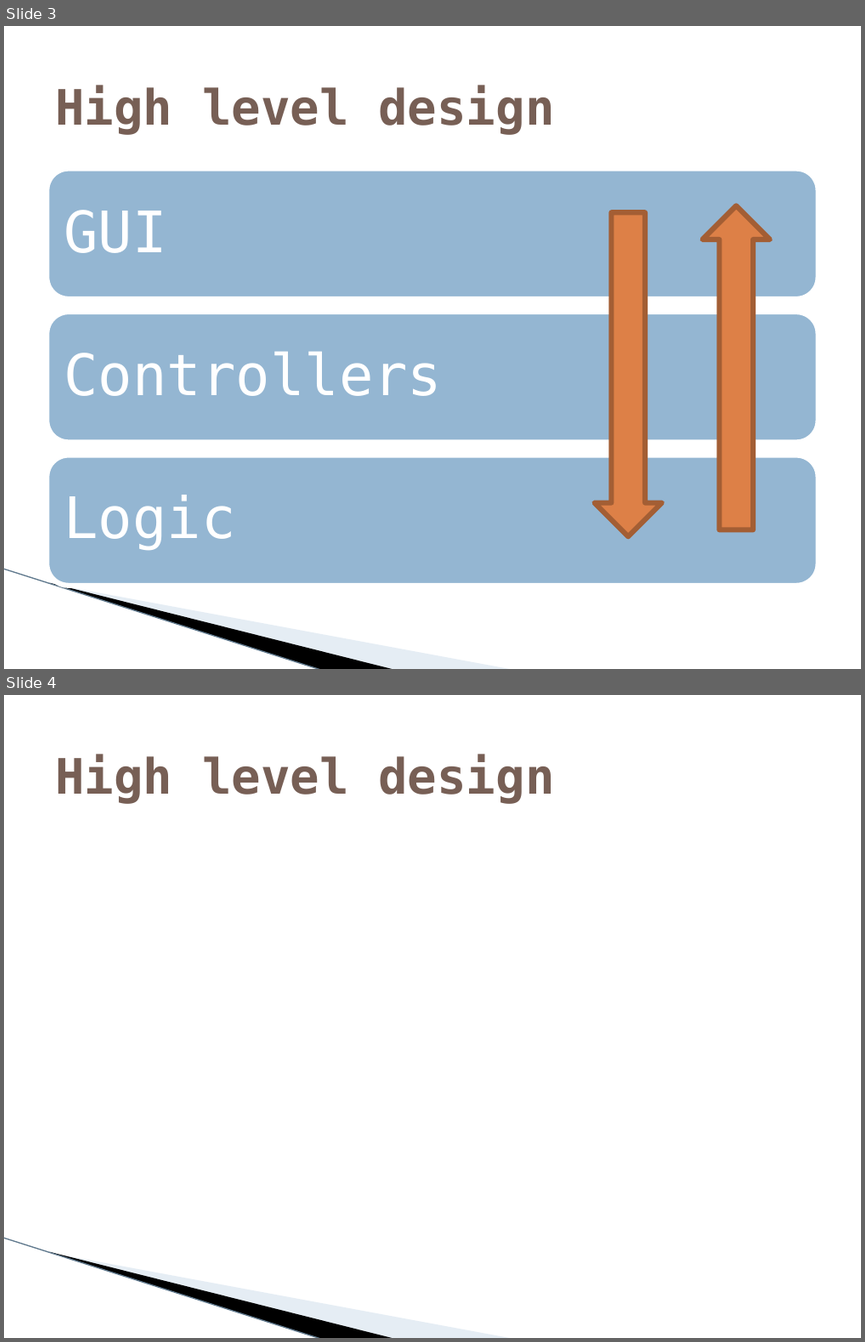
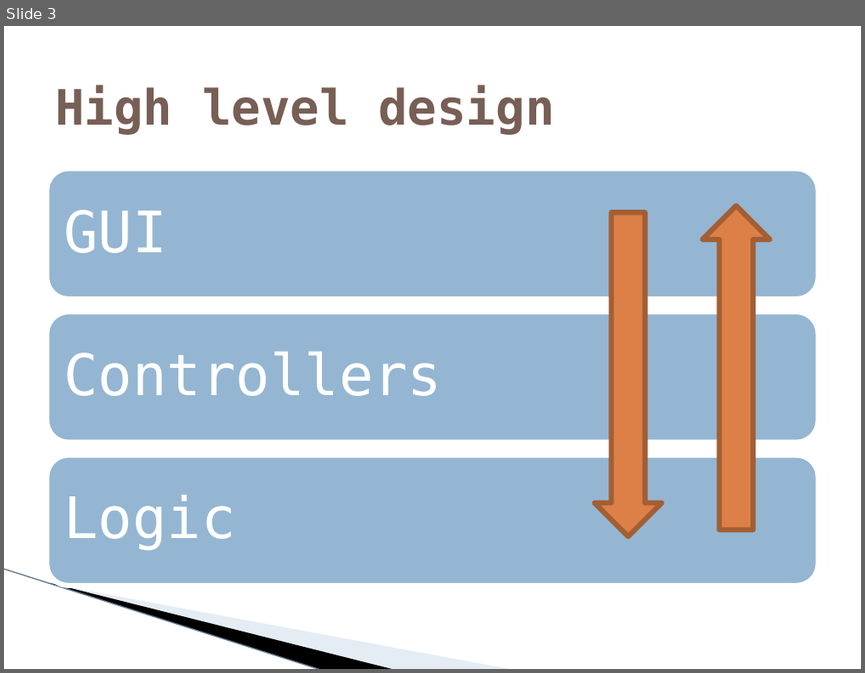
Before and after one commit to MichielAriens/assemassist12, a slide deck: Software Design.pptx. Shown one above the other, each under a label of ours: slides 3 and 4 before the commit, slide 3 after it. The pictures are 865x1342 and 865x673 pixels, drawn with LibreOffice and Linux fonts; fonts in the diff are those of the drawing; background and template pictures are left out. Boxes give left, top, right and bottom in pixels: in the first picture for what was removed or moved away, otherwise in the second. Text is boxed around its words. In the diff, an @@ line names an element or a change of style, - is before the commit and + after.

```diff
--- a/Software Design.pptx
+++ b/Software Design.pptx
@@ slide 4 removed at bbox=[4, 695, 861, 1338], background #FFFFFF; not listed: 3 template elements that a slide beside it also shows @@
@@ title removed at bbox=[55, 754, 554, 804] @@
-High level design
```
Also in this commit, not shown: 8 slides added.
